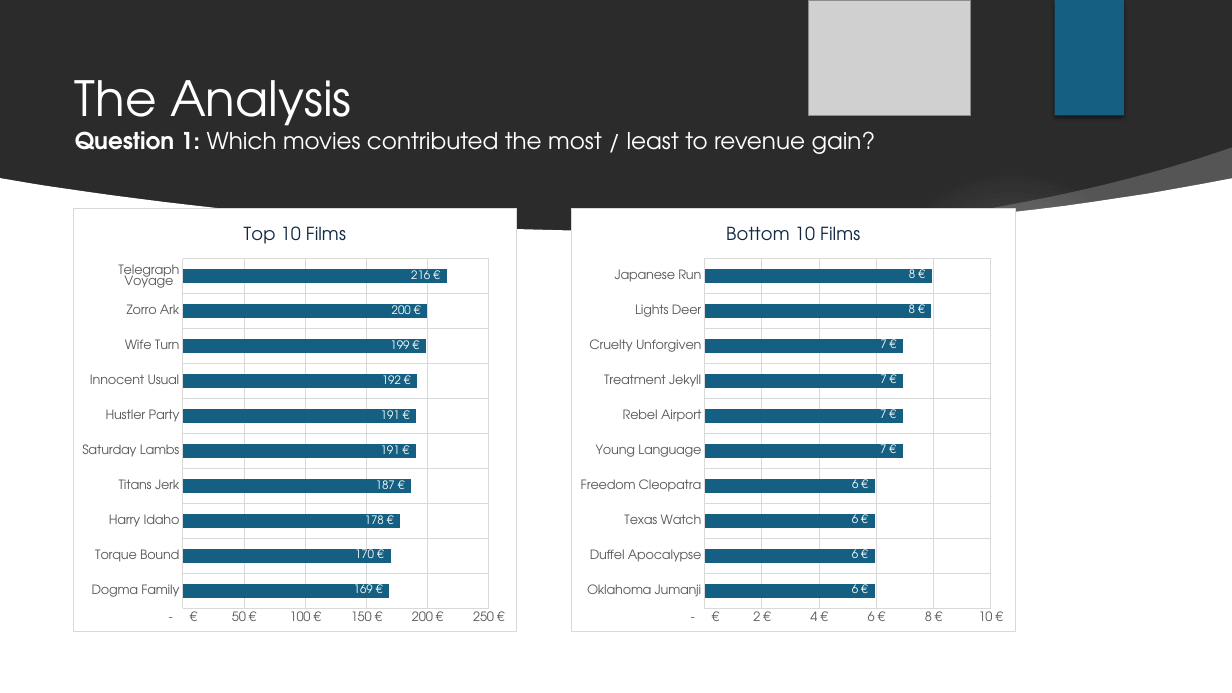
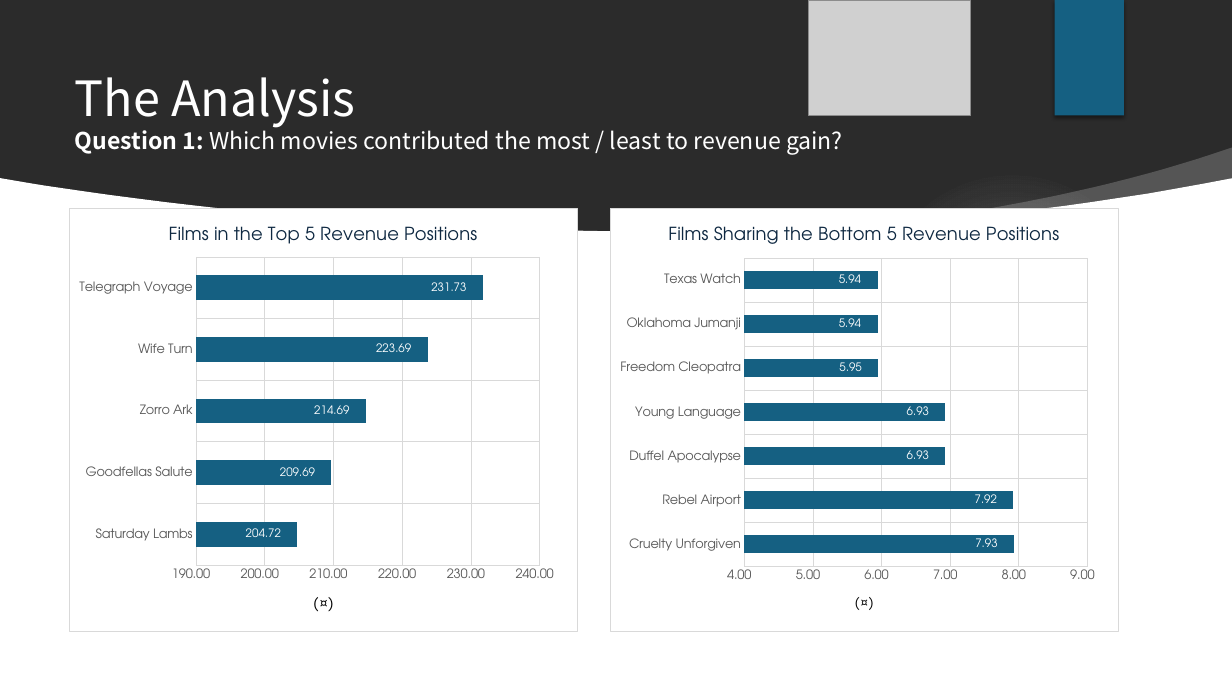
Before and after one commit to davidgriesel/03_streaming_service_database_queries, a slide deck: slide 6 of deliverables/Presentation.pptx. Drawn at 1232x693 pixels with LibreOffice and Linux fonts; fonts in the diff are those of the drawing; grey boxes stand for pictures; background and template pictures are left out; a plain dark background stands for a picture behind light text. Boxes give left, top, right and bottom in pixels: in the first picture for what was removed or moved away, otherwise in the second. Text is boxed around its words. In the diff, an @@ line names an element or a change of style, - is before the commit and + after.

```diff
--- a/deliverables/Presentation.pptx
+++ b/deliverables/Presentation.pptx
@@ title "The Analysis Question 1: Which ..." at [75, 77, 843, 155]: font TeX Gyre Adventor to Noto Sans CJK SC @@
@@ bar stacked chart at [68, 208, 578, 632] @@
@@ title "Top 10 Films " to "Films in the Top 5 Revenue Positions " @@
-categories: Dogma Family, Torque Bound, Harry Idaho, Titans Jerk, Saturday Lambs, Hustler Party, Innocent Usual, Wife Turn, Zorro Ark, Telegraph Voyage
+categories: Saturday Lambs, Goodfellas Salute, Zorro Ark, Wife Turn, Telegraph Voyage
-Series 1: 169, 170, 178, 187, 191, 191, 192, 199, 200, 216
+Series 1: 204.72, 209.69, 214.69, 223.69, 231.73
@@ data labels of Series 1 changed @@
@@ value axis title "" to "(¤) " @@
@@ value axis changed @@
@@ bar stacked chart: place and size @@
-bar stacked chart at [73, 208, 518, 632]
+bar stacked chart at [68, 208, 578, 632]
@@ bar stacked chart at [610, 208, 1119, 632] @@
@@ title "Bottom 10 Films " to "Films Sharing the Bottom 5 Revenue Positions " @@
-categories: Oklahoma Jumanji, Duffel Apocalypse, Texas Watch, Freedom Cleopatra, Young Language, Rebel Airport, Treatment Jekyll, Cruelty Unforgiven, Lights Deer, Japanese Run
+categories: Cruelty Unforgiven, Rebel Airport, Duffel Apocalypse, Young Language, Freedom Cleopatra, Oklahoma Jumanji, Texas Watch
-Series 1: 6, 6, 6, 6, 7, 7, 7, 7, 8, 8
+Series 1: 7.93, 7.92, 6.93, 6.93, 5.95, 5.94, 5.94
@@ data labels of Series 1 changed @@
@@ value axis title "" to "(¤) " @@
@@ value axis changed @@
@@ bar stacked chart: place and size @@
-bar stacked chart at [571, 208, 1016, 632]
+bar stacked chart at [610, 208, 1119, 632]
```
Also in this commit, not shown: 9 other slides changed, 9 other files.
